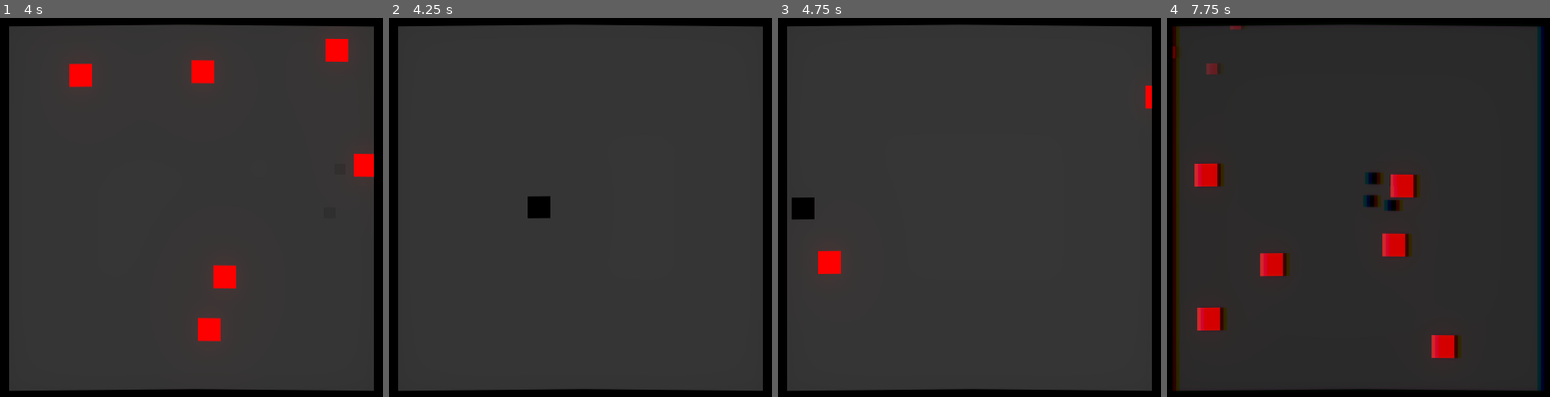
Above: before the commit, frames 1-4 (left to right).
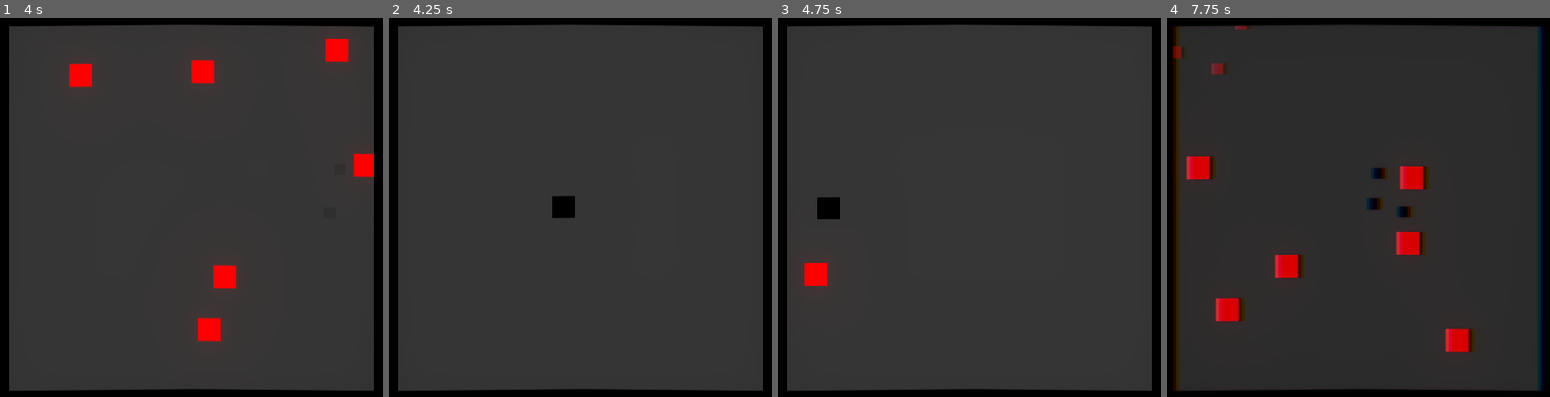
Above: after the commit, the same moments.

Repository: mariothedog/Dodge-and-Explode-
Game: Godot game, scene res://Levels/Endless Level.tscn
Same seed, same stepped clock (60 frames per second), same inputs: the game is played once before the commit and once after it. The engine's default icon, where the game draws it, is replaced by a stand-in: a white triangle on a blue panel in a dark square.
Inputs:
- Up to frame 1 (4 s): hold D (move_right) 0.53-1.28 s; hold S (move_down) 1.28-2.03 s; hold D (move_right) 2.03-2.78 s; hold W (move_up) 2.78-3.53 s; hold A (move_left) from 3.53 s (still down)
- Up to frame 2 (4.25 s): keep holding A (move_left); tap R (restart, bound only after the commit) at 4.15 s
- Up to frame 3 (4.75 s): keep holding A (move_left)
- Up to frame 4 (7.75 s): release A (move_left) at 5.03 s; hold S (move_down) 5.03-5.78 s; hold D (move_right) 5.78-6.53 s; hold W (move_up) 6.53-7.28 s; hold D (move_right) from 7.28 s (still down)

Frame 1 is identical in both runs. In frame 2, 0.7% of the frame differs, in the area x 36-49%, y 46-53%; in frame 3, 1.4%; in frame 4, 5.0%, in the area x 1-81%, y 1-90%.

Commit message:
Added a restart button.

Diff:
--- a/Player/Player.gd
+++ b/Player/Player.gd
@@ -32,6 +32,7 @@
 		movement()
 
 func get_input():
+	# Movement input.
 	var input_vel = Vector2()
 
 	if Input.is_action_pressed("move_right"):
@@ -44,6 +45,11 @@
 		input_vel.y += 1
 
 	velocity = input_vel.normalized() * SPEED
+
+	# Other input.
+	if Input.is_action_just_pressed("restart"):
+		if get_tree().reload_current_scene() != OK:
+			print_debug("An error occured while reloading the current scene.")
 
 func movement():
 	velocity = move_and_slide(velocity)
--- a/project.godot
+++ b/project.godot
@@ -54,6 +54,11 @@
 , Object(InputEventKey,"resource_local_to_scene":false,"resource_name":"","device":0,"alt":false,"shift":false,"control":false,"meta":false,"command":false,"pressed":false,"scancode":16777234,"unicode":0,"echo":false,"script":null)
  ]
 }
+restart={
+"deadzone": 0.5,
+"events": [ Object(InputEventKey,"resource_local_to_scene":false,"resource_name":"","device":0,"alt":false,"shift":false,"control":false,"meta":false,"command":false,"pressed":false,"scancode":82,"unicode":0,"echo":false,"script":null)
+ ]
+}
 
 [layer_names]
 
